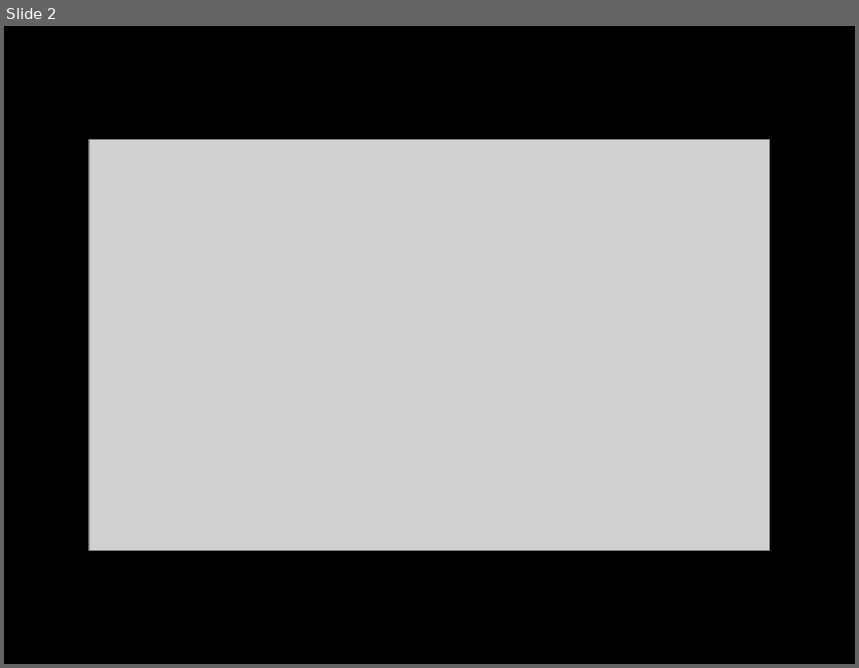
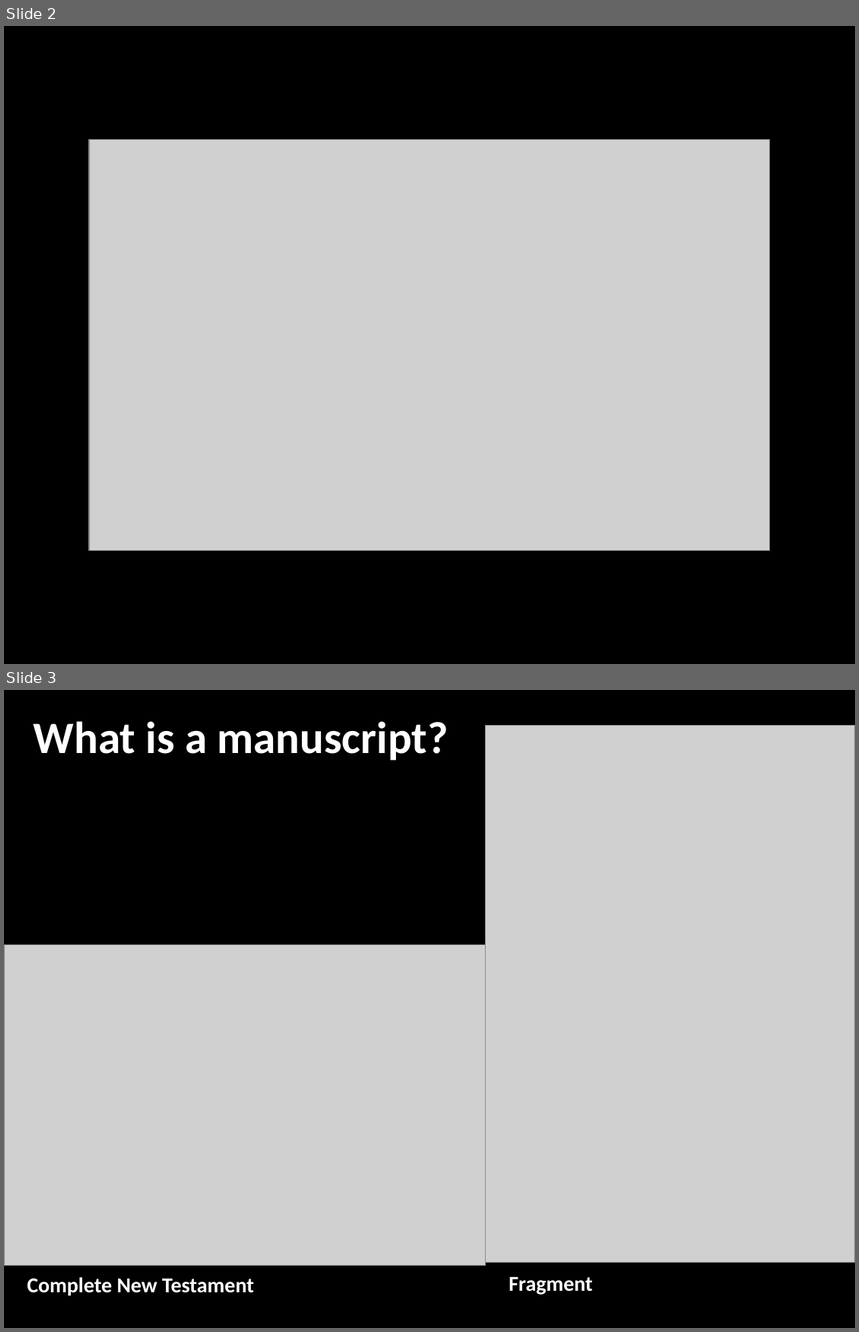
Before and after one commit to LukeMurphey/Ai1L, a slide deck: companion-website/public/files/22. Is the New Testament Corrupted.pptx. Shown one above the other, each under a label of ours: slide 2 before the commit, slides 2 and 3 after it. The pictures are 859x668 and 859x1332 pixels, drawn with LibreOffice and Linux fonts; fonts in the diff are those of the drawing; grey boxes stand for pictures. Boxes give left, top, right and bottom in pixels: in the first picture for what was removed or moved away, otherwise in the second. Text is boxed around its words. In the diff, an @@ line names an element or a change of style, - is before the commit and + after.

Commit message:
Updating slides

```diff
--- a/companion-website/public/files/22. Is the New Testament Corrupted.pptx
+++ b/companion-website/public/files/22. Is the New Testament Corrupted.pptx
@@ slide 3 added at box(4, 690, 855, 1328), background #000000 @@
@@ text added at box(34, 721, 449, 761), 38 pt, text #FFFFFF, bold @@
+What is a manuscript?
@@ picture added at box(485, 726, 855, 1263) @@
@@ picture added at box(4, 945, 486, 1266) @@
@@ text added at box(27, 1277, 254, 1296), 18 pt, text #FFFFFF, bold @@
+Complete New Testament
@@ text added at box(509, 1277, 593, 1295), 18 pt, text #FFFFFF, bold @@
+Fragment
```
